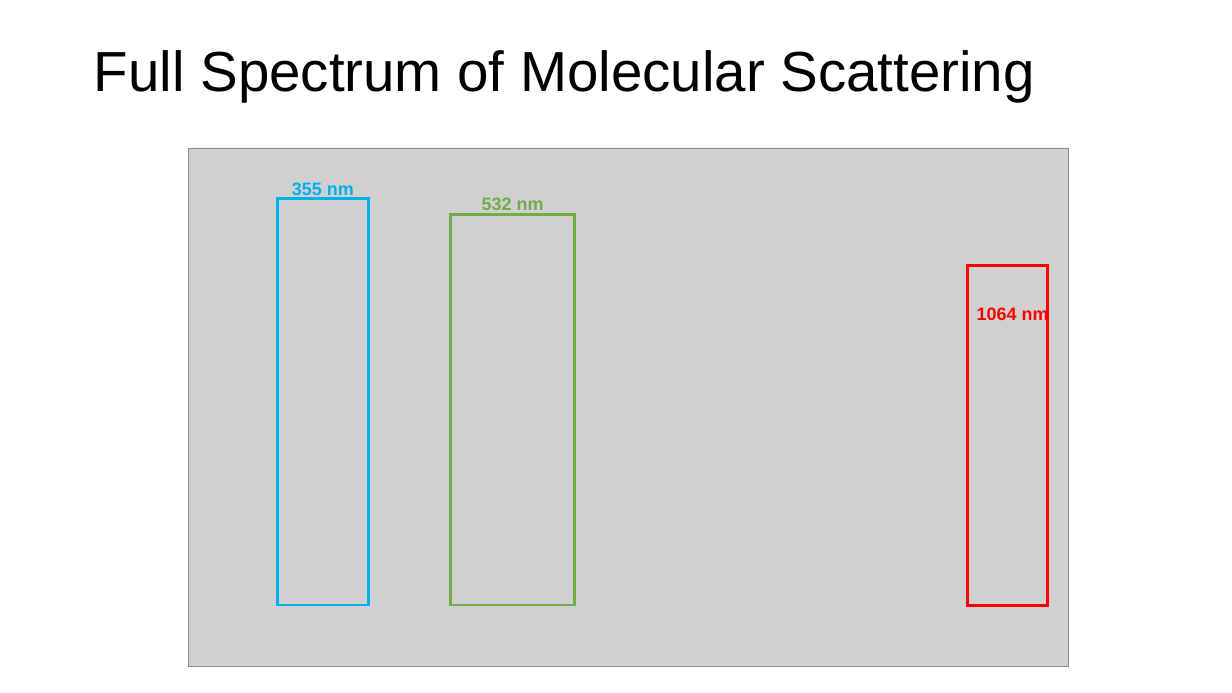
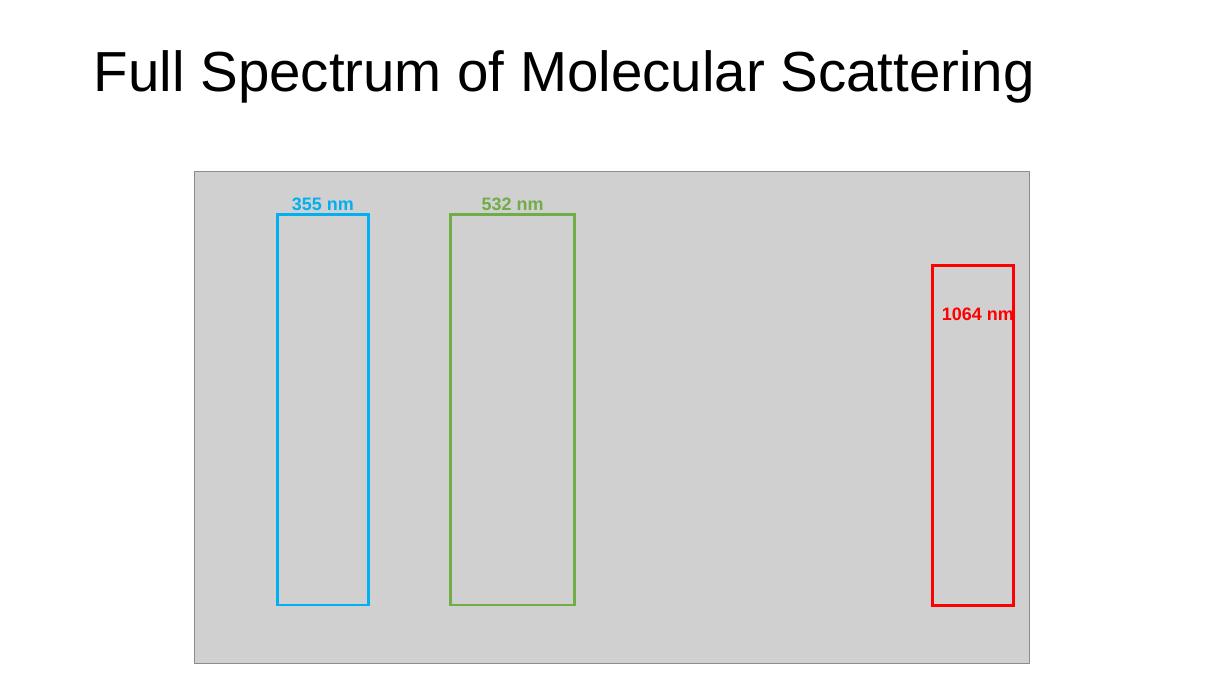
Before and after one commit to WHU-Atmospheric-Remote-Sensing/LiMSS, a slide deck: slide 8 of docs/Lidar-for-Molecular-Scattering-Simulation.pptx. Drawn at 1232x693 pixels with LibreOffice and Linux fonts; fonts in the diff are those of the drawing; grey boxes stand for pictures. Boxes give left, top, right and bottom in pixels: in the first picture for what was removed or moved away, otherwise in the second. Text is boxed around its words. In the diff, an @@ line names an element or a change of style, - is before the commit and + after.

```diff
--- a/docs/Lidar-for-Molecular-Scattering-Simulation.pptx
+++ b/docs/Lidar-for-Molecular-Scattering-Simulation.pptx
@@ picture resized from (x1=189, y1=148, x2=1069, y2=666) to (x1=195, y1=172, x2=1031, y2=664) @@
@@ text "355 nm" moved from (x1=292, y1=182, x2=354, y2=200) to (x1=292, y1=197, x2=354, y2=214) @@
@@ rectangle resized from (x1=278, y1=199, x2=369, y2=605) to (x1=278, y1=214, x2=369, y2=605) @@
@@ rectangle moved from (x1=968, y1=266, x2=1048, y2=605) to (x1=933, y1=266, x2=1014, y2=605) @@
@@ text "1064 nm" moved from (x1=977, y1=306, x2=1049, y2=324) to (x1=942, y1=306, x2=1014, y2=324) @@
```
Also in this commit, not shown: 3 other files.
